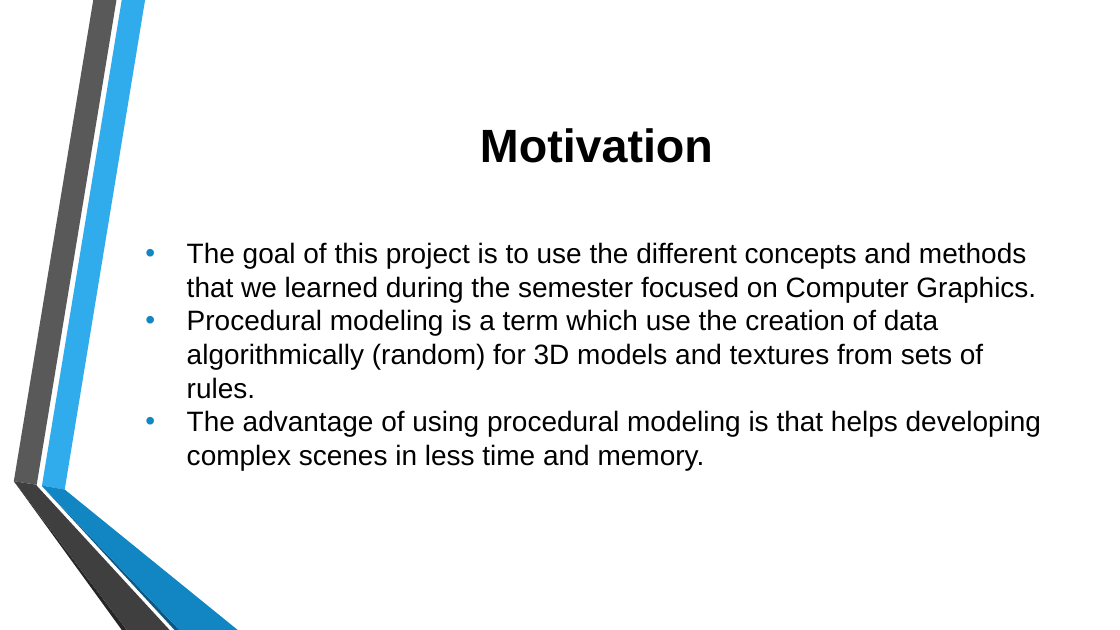
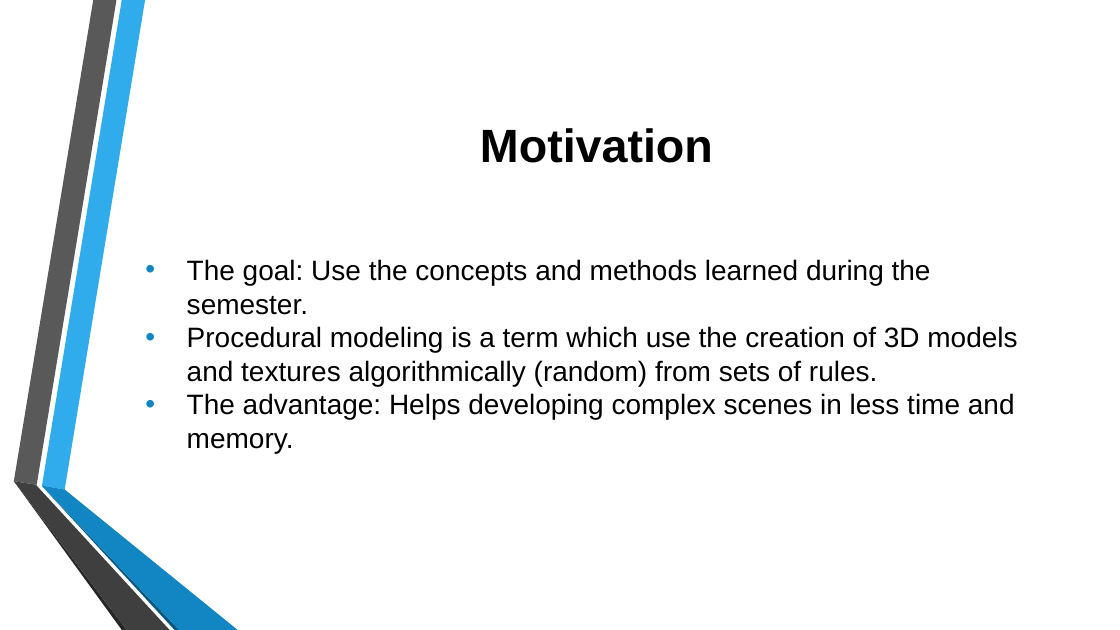
Before and after one commit to jtrillos/ProceduralModelingProject, a slide deck: slide 2 of Final Presentation.pptx. Drawn at 1120x630 pixels with LibreOffice and Linux fonts; fonts in the diff are those of the drawing; background and template pictures are left out. Boxes give left, top, right and bottom in pixels: in the first picture for what was removed or moved away, otherwise in the second. Text is boxed around its words. In the diff, an @@ line names an element or a change of style, - is before the commit and + after.

```diff
--- a/Final Presentation.pptx
+++ b/Final Presentation.pptx
@@ text at <box>187,259,1017,453</box>: text changed @@
-• The goal of this project is to use the different concepts and methods that we learned during the semester focused on Computer Graphics.
-• Procedural modeling is a term which use the creation of data algorithmically (random) for 3D models and textures from sets of rules.
-• The advantage of using procedural modeling is that helps developing complex scenes in less time and memory.
+• The goal: Use the concepts and methods learned during the semester.
+• Procedural modeling is a term which use the creation of 3D models and textures algorithmically (random) from sets of rules.
+• The advantage: Helps developing complex scenes in less time and memory.
```
Also in this commit, not shown: 7 other slides changed, 1 other file.
